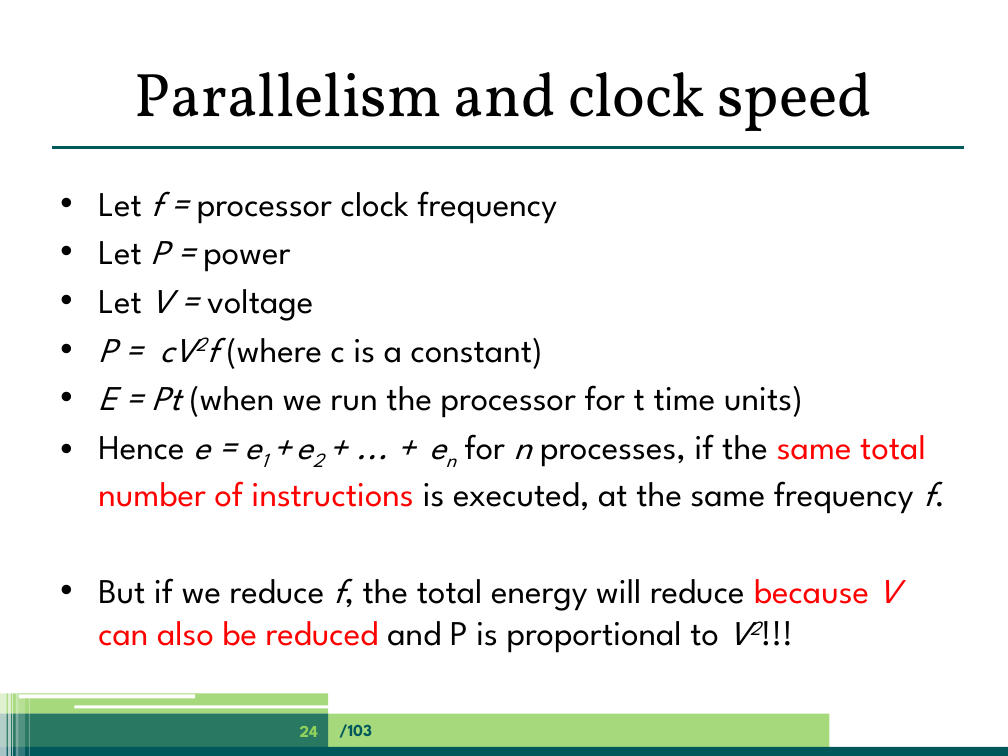
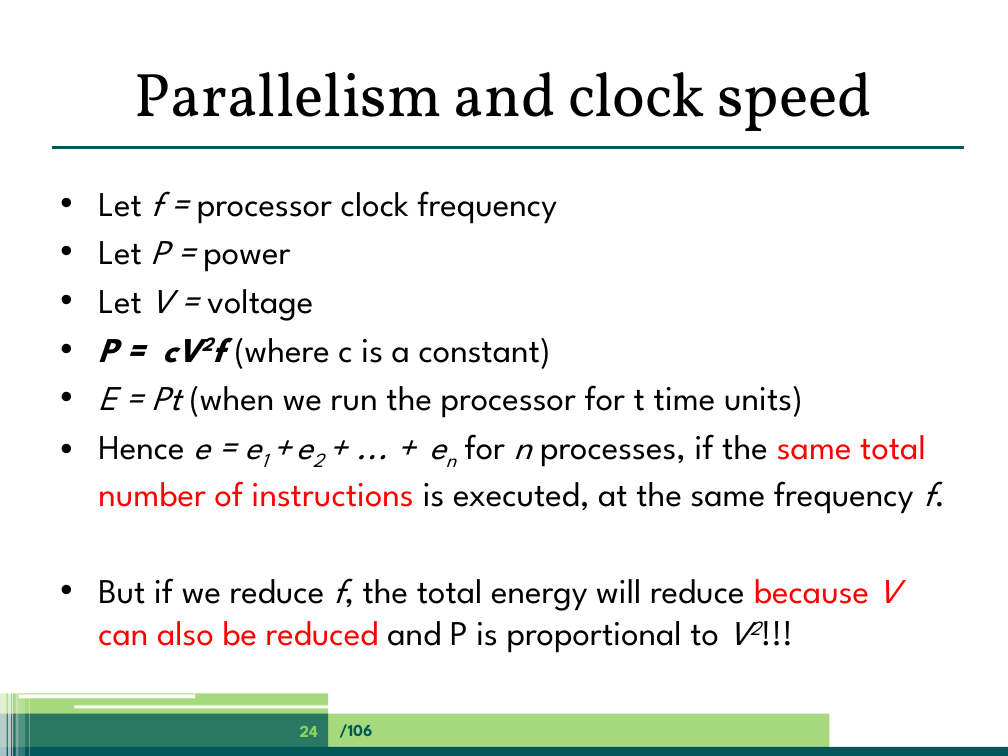
Before and after one commit to jpgallagher/ict-e-summerschool-aalborg, a slide deck: slide 24 of summerschool-aalborg-jpg.pptx. Drawn at 1008x756 pixels with LibreOffice and Linux fonts; fonts in the diff are those of the drawing. Boxes give left, top, right and bottom in pixels: in the first picture for what was removed or moved away, otherwise in the second. Text is boxed around its words. In the diff, an @@ line names an element or a change of style, - is before the commit and + after.

```diff
--- a/summerschool-aalborg-jpg.pptx
+++ b/summerschool-aalborg-jpg.pptx
@@ text at [98, 338, 551, 369]: bold on in "P = cV2f" @@
@@ text at [339, 724, 372, 738]: text changed @@
-/103
+/106
```
Also in this commit, not shown: 101 other slides changed, 3 slides added.
